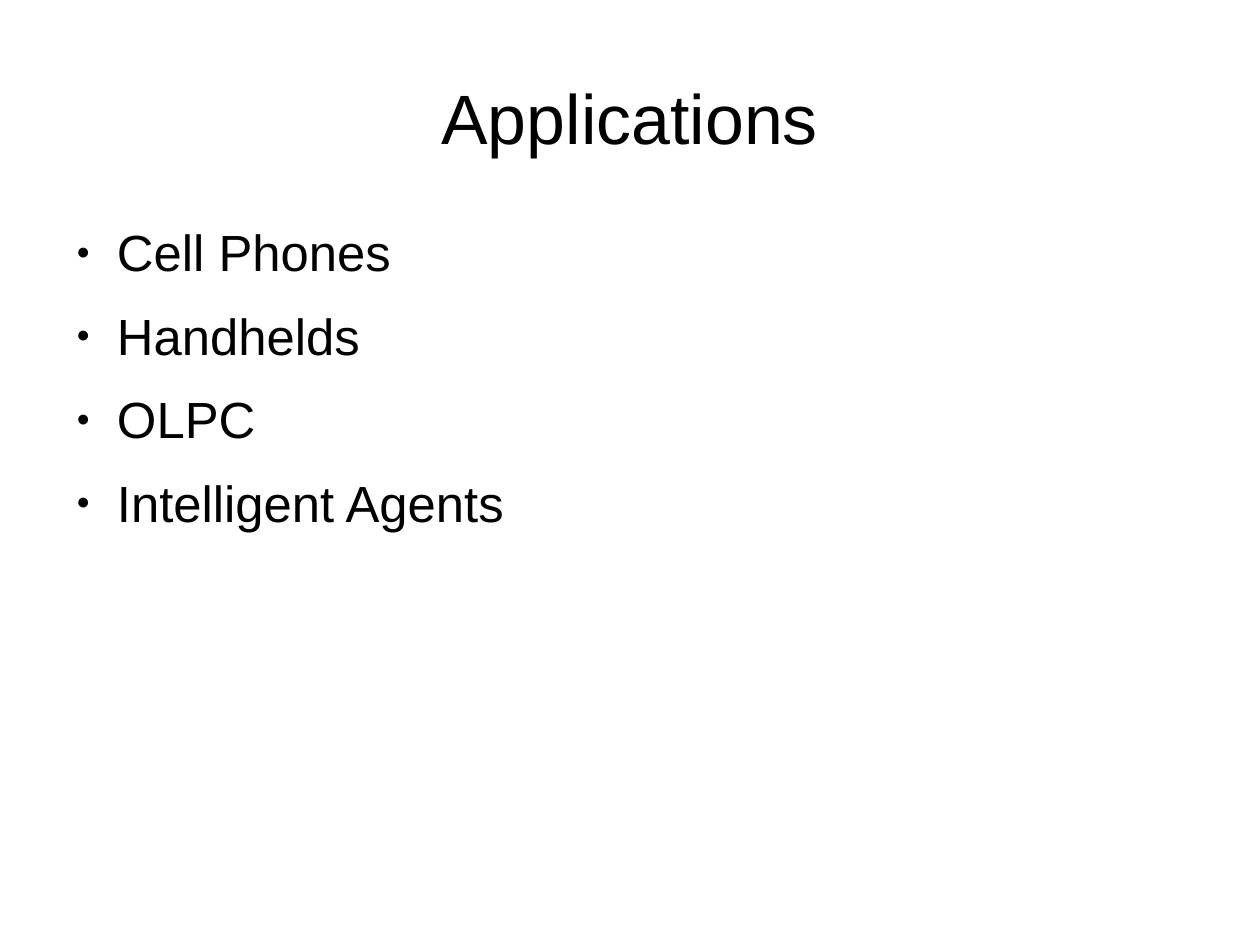
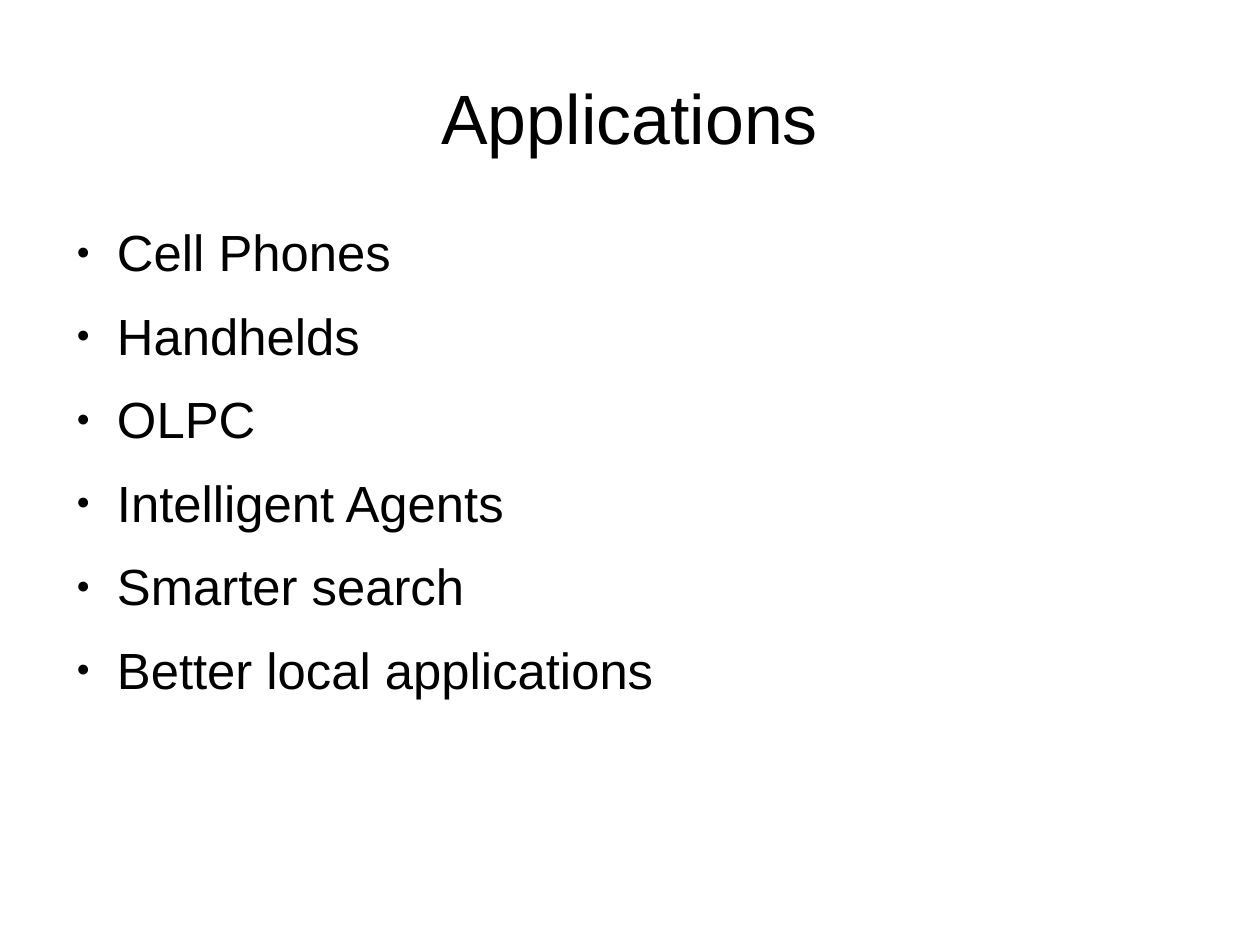
Before and after one commit to dtaht/Gnugol, a slide deck: slide 21 of doc/gnugol.odp (slide 19 before the commit). Drawn at 1260x945 pixels with LibreOffice and Linux fonts; fonts in the diff are those of the drawing. Boxes give left, top, right and bottom in pixels: in the first picture for what was removed or moved away, otherwise in the second. Text is boxed around its words. In the diff, an @@ line names an element or a change of style, - is before the commit and + after.

```diff
--- a/doc/gnugol.odp
+++ b/doc/gnugol.odp
@@ text at <box>117,568,653,699</box>: paragraphs added @@
+● Smarter search
+● Better local applications
```
Also in this commit, not shown: 5 other slides changed, 5 slides added, 1 slide removed.
